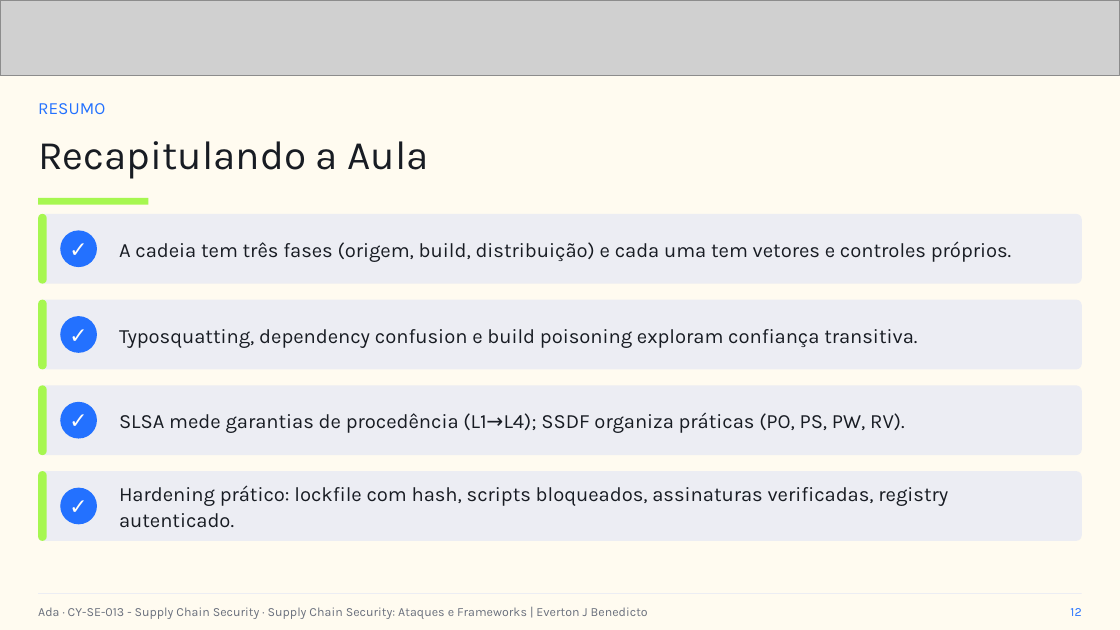
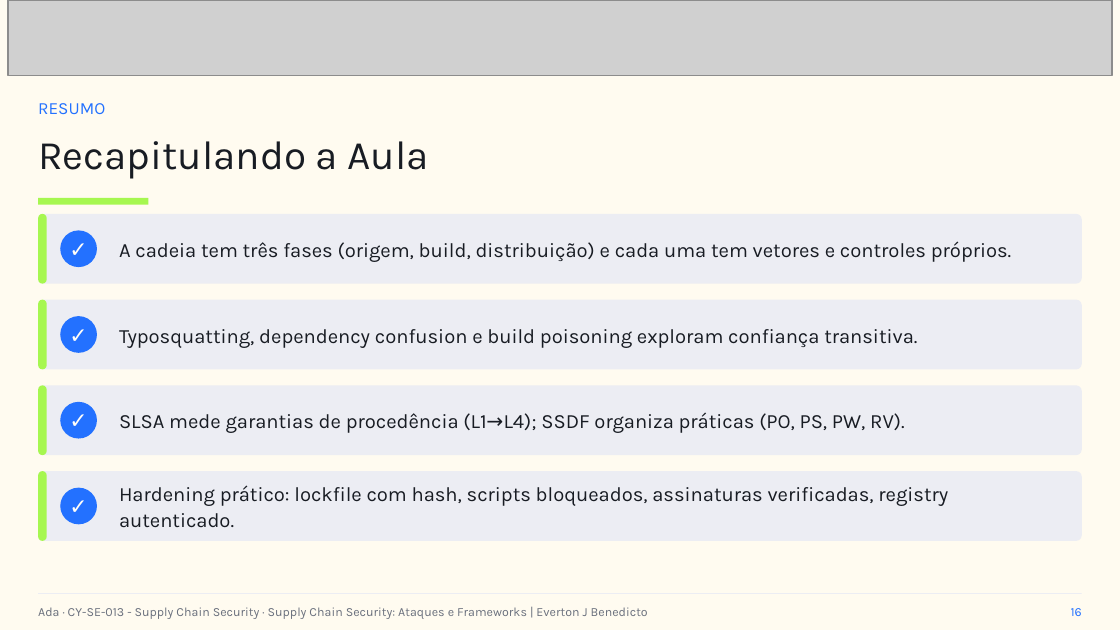
Before and after one commit to everton-dev/AdaTech.Aulas, a slide deck: slide 16 of CY-SE-013 - Supply Chain Security/slides/Aula_06_Supply_Chain_Security_Ataques_e_Frameworks.pptx (slide 12 before the commit). Drawn at 1120x630 pixels with LibreOffice and Linux fonts; fonts in the diff are those of the drawing; grey boxes stand for pictures. Boxes give left, top, right and bottom in pixels: in the first picture for what was removed or moved away, otherwise in the second. Text is boxed around its words. In the diff, an @@ line names an element or a change of style, - is before the commit and + after.

```diff
--- a/CY-SE-013 - Supply Chain Security/slides/Aula_06_Supply_Chain_Security_Ataques_e_Frameworks.pptx
+++ b/CY-SE-013 - Supply Chain Security/slides/Aula_06_Supply_Chain_Security_Ataques_e_Frameworks.pptx
@@ picture: place and size @@
-picture at (0,0,1120,75)
+picture at (8,0,1112,75)
@@ text at (1071,608,1082,616): text changed @@
-12
+16
```
Also in this commit, not shown: 12 other slides changed, 4 slides added.
